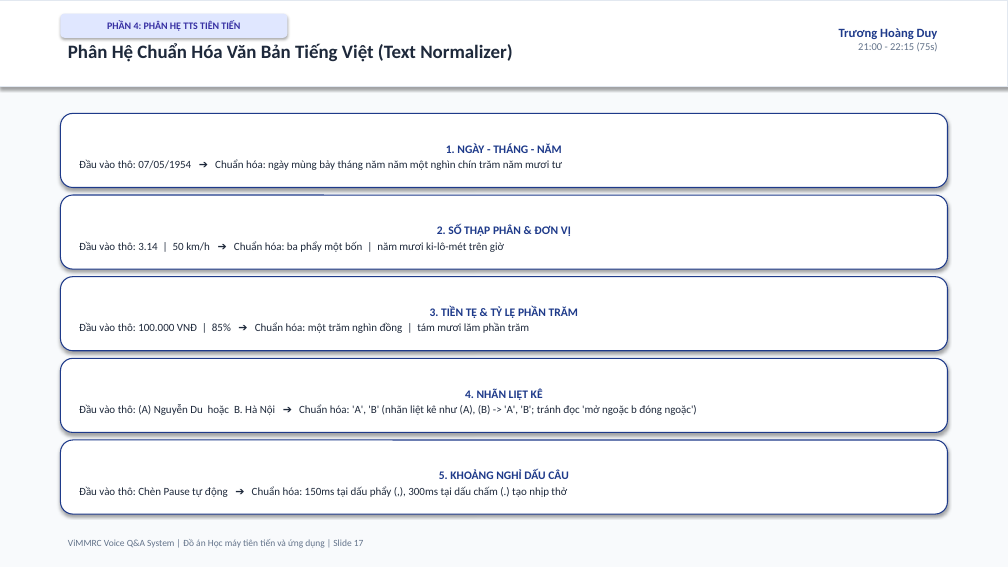
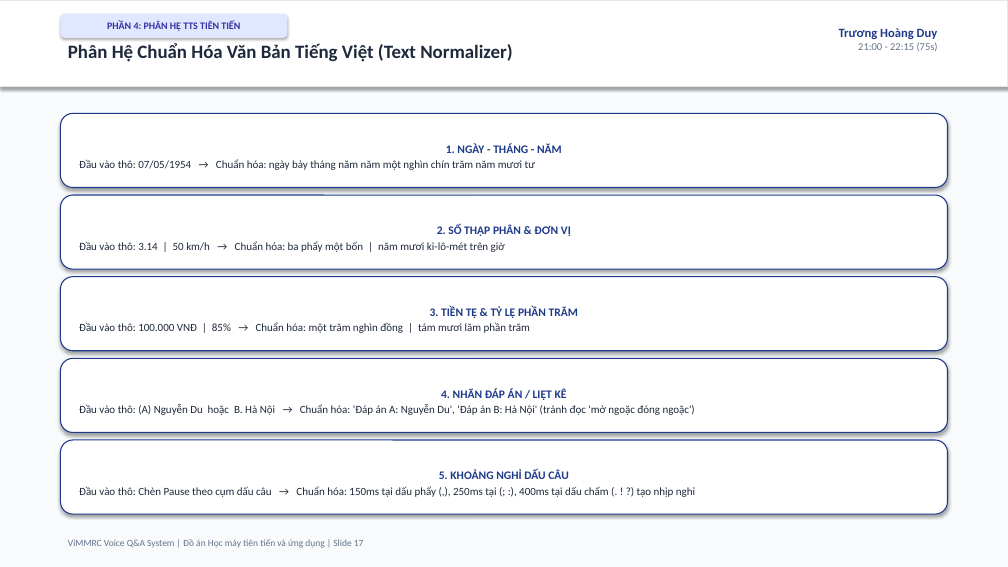
Before and after one commit to ngohuy04022000/vimmrc-qa-voice, a slide deck: slide 17 of docs/ViMMRC_Presentation_30min.pptx. Drawn at 1008x567 pixels with LibreOffice and Linux fonts; fonts in the diff are those of the drawing. Boxes give left, top, right and bottom in pixels: in the first picture for what was removed or moved away, otherwise in the second. Text is boxed around its words. In the diff, an @@ line names an element or a change of style, - is before the commit and + after.

```diff
--- a/docs/ViMMRC_Presentation_30min.pptx
+++ b/docs/ViMMRC_Presentation_30min.pptx
@@ text in rounded rectangle at (x1=79, y1=159, x2=535, y2=170): text changed @@
-Đầu vào thô: 07/05/1954 ➔ Chuẩn hóa: ngày mùng bảy tháng năm năm một nghìn chín trăm năm mươi tư
+Đầu vào thô: 07/05/1954 → Chuẩn hóa: ngày bảy tháng năm năm một nghìn chín trăm năm mươi tư
@@ text in rounded rectangle at (x1=79, y1=241, x2=505, y2=252): text changed @@
-Đầu vào thô: 3.14 | 50 km/h ➔ Chuẩn hóa: ba phẩy một bốn | năm mươi ki-lô-mét trên giờ
+Đầu vào thô: 3.14 | 50 km/h → Chuẩn hóa: ba phẩy một bốn | năm mươi ki-lô-mét trên giờ
@@ text in rounded rectangle at (x1=79, y1=322, x2=530, y2=333): text changed @@
-Đầu vào thô: 100.000 VNĐ | 85% ➔ Chuẩn hóa: một trăm nghìn đồng | tám mươi lăm phần trăm
+Đầu vào thô: 100.000 VNĐ | 85% → Chuẩn hóa: một trăm nghìn đồng | tám mươi lăm phần trăm
@@ text in rounded rectangle at (x1=79, y1=388, x2=695, y2=415): text changed @@
-4. NHÃN LIỆT KÊ
-Đầu vào thô: (A) Nguyễn Du hoặc B. Hà Nội ➔ Chuẩn hóa: 'A', 'B' (nhãn liệt kê như (A), (B) -> 'A', 'B'; tránh đọc 'mở ngoặc b đóng ngoặc')
+4. NHÃN ĐÁP ÁN / LIỆT KÊ
+Đầu vào thô: (A) Nguyễn Du hoặc B. Hà Nội → Chuẩn hóa: 'Đáp án A: Nguyễn Du', 'Đáp án B: Hà Nội' (tránh đọc 'mở ngoặc đóng ngoặc')
@@ text in rounded rectangle at (x1=79, y1=486, x2=695, y2=497): text changed @@
-Đầu vào thô: Chèn Pause tự động ➔ Chuẩn hóa: 150ms tại dấu phẩy (,), 300ms tại dấu chấm (.) tạo nhịp thở
+Đầu vào thô: Chèn Pause theo cụm dấu câu → Chuẩn hóa: 150ms tại dấu phẩy (,), 250ms tại (; :), 400ms tại dấu chấm (. ! ?) tạo nhịp nghỉ
```
Also in this commit, not shown: 19 other slides changed, 24 other files.
